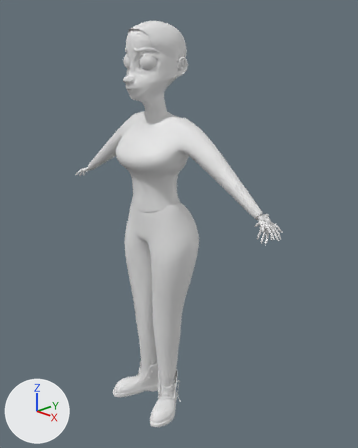
A saved change to the Blender file mavis.blend.
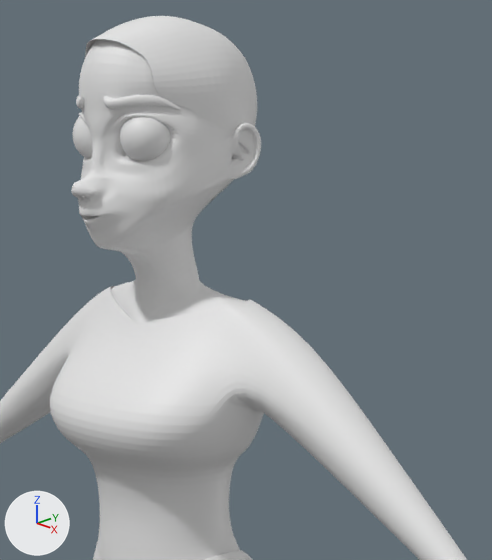
There are two pictures of each version: one whole from a camera (50 mm lens) standing at (2.46, -2.14, 2.57) and looking at (0.07, 0.12, 1.4), one close up on the part from 28% to 74% of the width and 3% to 46% of the height. Every picture has the same lights, and +X, +Y and +Z are marked at lower left.

In view in the first close-up: 'body', 'body.001', 'brows', 'eye', 'shirt'.
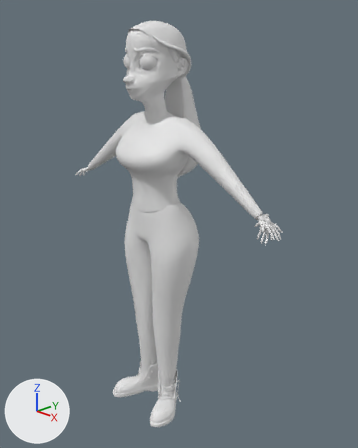
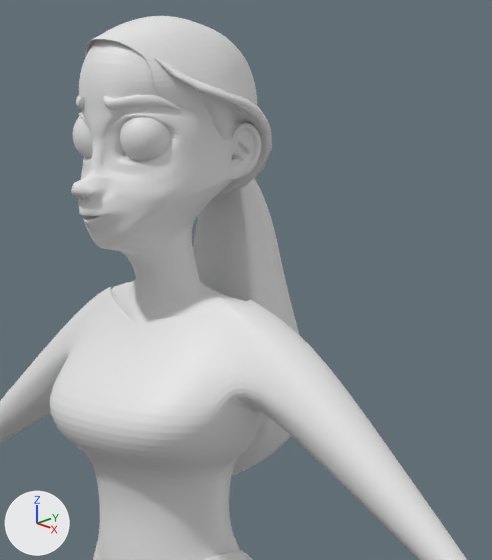
Changed parts and their boxes (x1, y1, x2, y2) in the close-ups (492 x 560 px):
'back hair', added: after (193, 179, 299, 475)
'side hair d', added: after (154, 56, 272, 197)

The change, as a diff of the scene's bpy script:
```diff
--- a/mavis.blend.py
+++ b/mavis.blend.py
@@ cu_nurbspath_001 @@
+cu_nurbspath_001 = bpy.data.curves.new('NurbsPath.001', 'CURVE')
+cu_nurbspath_001.dimensions = '3D'
+_sp = cu_nurbspath_001.splines.new('NURBS'); _sp.points.add(4)
+_sp.points.foreach_set('co', [0.0, 0.0, 0.959, 1.0, 0.0, 0.0, 0.479, 1.0, 0.0, 0.0, 0.0, 1.0, 0.0, 0.0, -0.479, 1.0, 0.0, 0.0, -0.959, 1.0])
+_sp.points.foreach_set('radius', [0.139, 1.851, 0.0233, 3.66, 0.216])
+_sp.order_u = 5
+_sp.order_v = 0
+_sp.use_endpoint_u = True
+cu_nurbspath_001.use_path = True
+cu_nurbspath_001.bevel_mode = 'OBJECT'
+cu_nurbspath_001.fill_mode = 'FULL'
+cu_nurbspath_001.bevel_object = ob_back_hair_d
@@ cu_beziercircle_001 @@
+cu_beziercircle_001 = bpy.data.curves.new('BezierCircle.001', 'CURVE')
+cu_beziercircle_001.dimensions = '3D'
+_sp = cu_beziercircle_001.splines.new('BEZIER'); _sp.bezier_points.add(7)
+_sp.bezier_points.foreach_set('co', [-0.241, 0.0431, 0.0, -0.181, 0.189, 0.0, -0.0429, 0.299, 0.0, 0.135, 0.259, 0.0, 0.243, 0.146, 0.0, 0.24, -0.0513, 0.0, -0.0461, -0.0577, 0.0, -0.181, -0.0565, 0.0])
+_sp.bezier_points.foreach_set('handle_left', [-0.259, -0.0518, 0.0, -0.224, 0.145, 0.0, -0.215, 0.293, 0.0, 0.0658, 0.29, 0.0, 0.0731, 0.179, 0.0, 0.28, 0.135, 0.0, 0.0355, -0.0628, 0.0, -0.136, -0.0487, 0.0])
+_sp.bezier_points.foreach_set('handle_right', [-0.239, 0.126, 0.0, -0.192, 0.153, 0.0, 0.0626, 0.201, 0.0, 0.254, 0.222, 0.0, 0.269, 0.0715, 0.0, 0.139, -0.0728, 0.0, -0.108, -0.0544, 0.0, -0.221, -0.0531, 0.0])
+_sp.order_u = 0
+_sp.order_v = 0
+_sp.use_cyclic_u = True
+cu_beziercircle_001.use_path = True
+cu_beziercircle_001.fill_mode = 'FULL'
@@ cu_nurbspath @@
+cu_nurbspath = bpy.data.curves.new('NurbsPath', 'CURVE')
+cu_nurbspath.dimensions = '3D'
+_sp = cu_nurbspath.splines.new('NURBS'); _sp.points.add(4)
+_sp.points.foreach_set('co', [0.102, -0.127, 2.633, 1.0, 0.196, -0.0722, 2.527, 1.0, 0.267, 0.0816, 2.512, 1.0, 0.11, 0.128, 2.412, 1.0, 0.0, 0.1, 2.371, 1.0])
+_sp.points.foreach_set('radius', [0.0262, 0.0834, 0.372, 0.193, 0.0891])
+_sp.points.foreach_set('tilt', [0.0, 0.0, -3.777, 0.0, 0.0])
+_sp.order_u = 5
+_sp.order_v = 0
+_sp.resolution_u = 3
+_sp.use_endpoint_u = True
+cu_nurbspath.use_path = True
+cu_nurbspath.bevel_mode = 'OBJECT'
+cu_nurbspath.resolution_u = 3
+cu_nurbspath.fill_mode = 'FULL'
+cu_nurbspath.bevel_object = ob_side_hair
@@ cu_beziercircle @@
+cu_beziercircle = bpy.data.curves.new('BezierCircle', 'CURVE')
+cu_beziercircle.dimensions = '3D'
+_sp = cu_beziercircle.splines.new('BEZIER'); _sp.bezier_points.add(3)
+_sp.bezier_points.foreach_set('co', [-0.243, 0.0, 0.0, 0.0, 0.233, 0.0, 0.243, 0.0, 0.0, 0.0, 0.148, 0.0])
+_sp.bezier_points.foreach_set('handle_left', [-0.175, -0.088, 0.0, -0.131, 0.233, 0.0, 0.323, 0.104, 0.0, 0.111, 0.148, 0.0])
+_sp.bezier_points.foreach_set('handle_right', [-0.323, 0.104, 0.0, 0.131, 0.233, 0.0, 0.175, -0.088, 0.0, -0.111, 0.148, 0.0])
+for _p, _l, _r in zip(_sp.bezier_points, ['AUTO', 'AUTO', 'AUTO', 'AUTO'], ['AUTO', 'AUTO', 'AUTO', 'AUTO']): _p.handle_left_type = _l; _p.handle_right_type = _r
+_sp.order_u = 0
+_sp.order_v = 0
+_sp.resolution_u = 3
+_sp.use_cyclic_u = True
+cu_beziercircle.use_path = True
+cu_beziercircle.resolution_u = 3
+cu_beziercircle.fill_mode = 'FULL'
@@ ob_back_hair @@
+ob_back_hair = bpy.data.objects.new('back hair', cu_nurbspath_001)
+ob_back_hair.location = (0.0, 0.162, 2.082)
+ob_back_hair.scale = (0.38, 0.38, 0.38)
@@ ob_back_hair_d @@
+ob_back_hair_d = bpy.data.objects.new('back hair d', cu_beziercircle_001)
+ob_back_hair_d.location = (3.416, -0.0431, 0.0)
@@ ob_side_hair_d @@
+ob_side_hair_d = bpy.data.objects.new('side hair d', cu_nurbspath)  # modifiers MIRROR
+ob_side_hair_d.location = (0.0, 0.0, 0.0)
@@ ob_side_hair @@
+ob_side_hair = bpy.data.objects.new('side hair', cu_beziercircle)
+ob_side_hair.location = (2.296, 0.0, 0.0)
```
